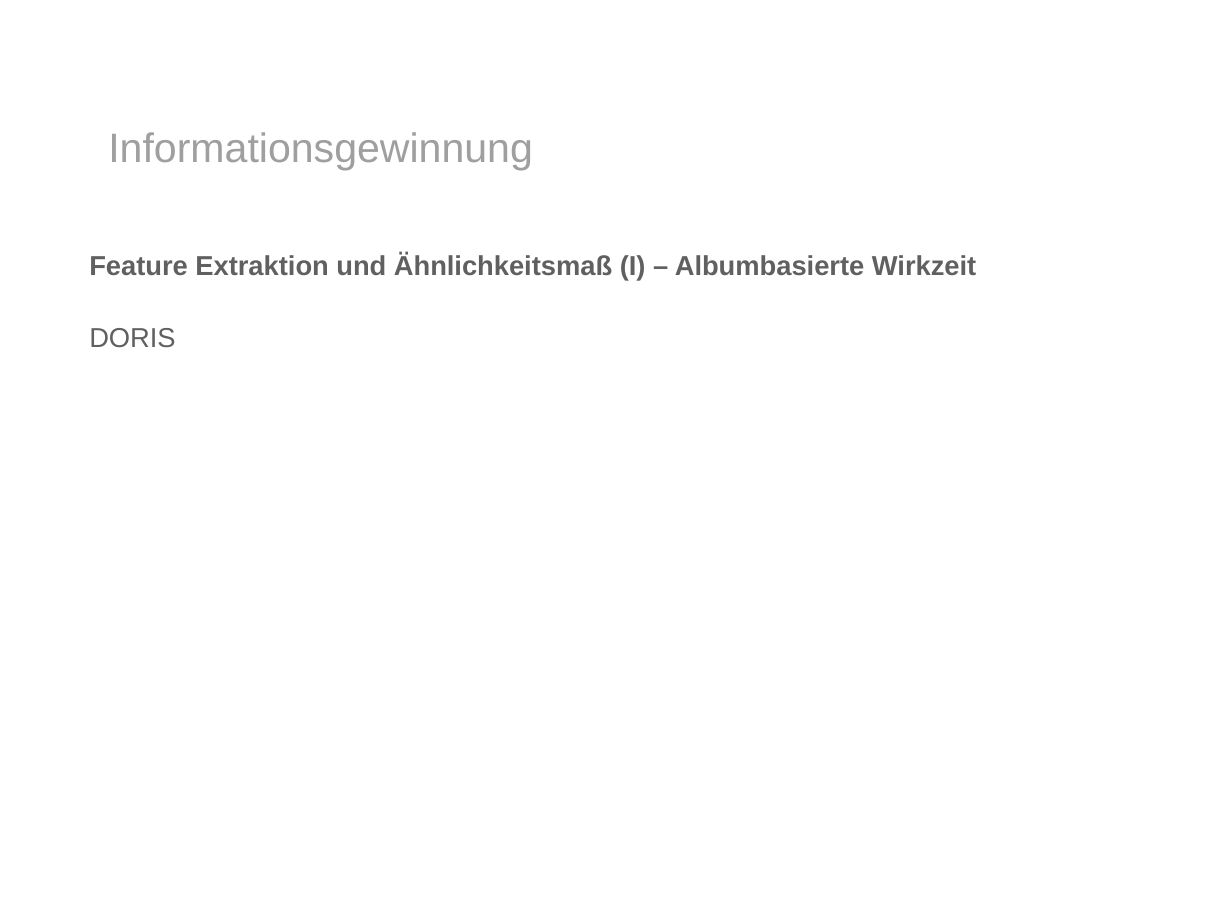
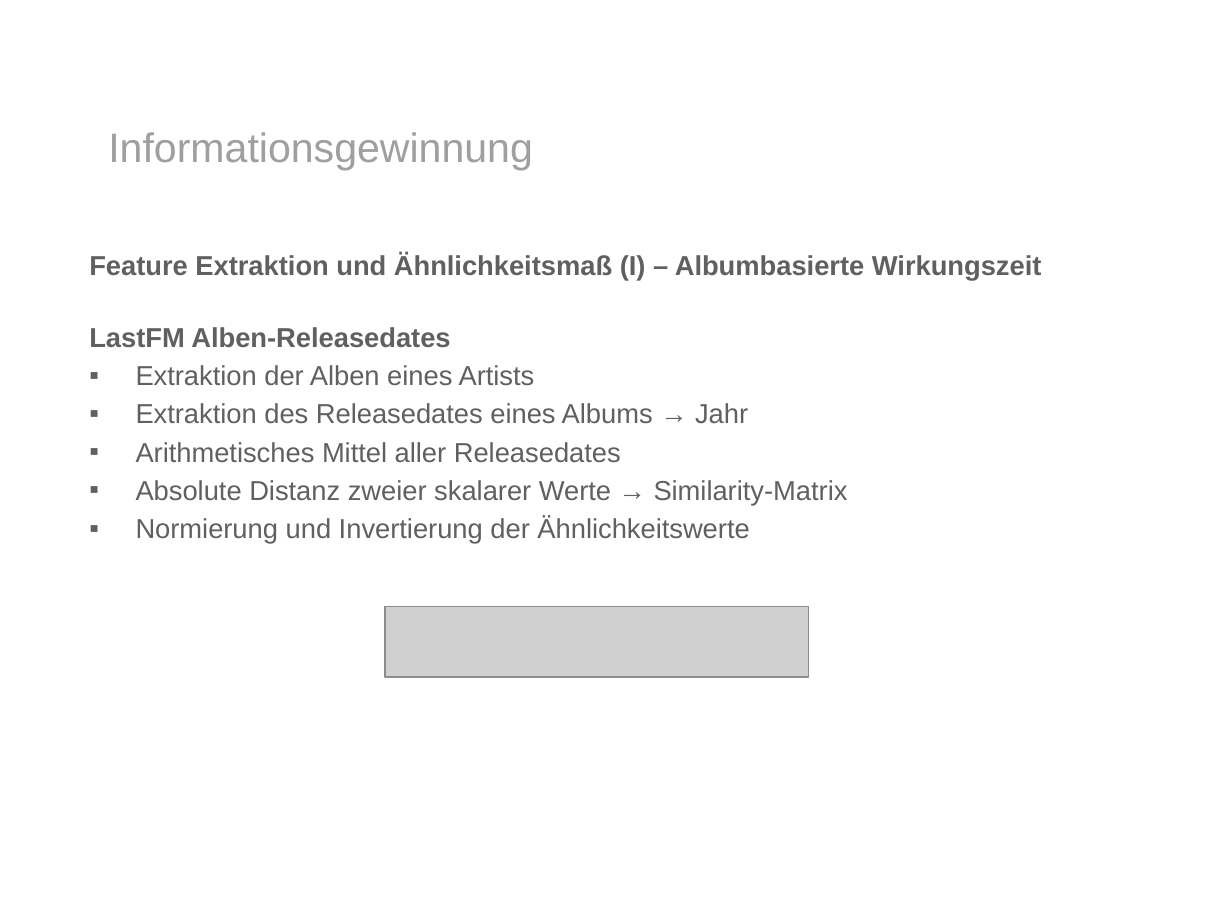
Before and after one commit to ohuguy/mirlastfm, a slide deck: slide 7 of presentation/presentation.pptx. Drawn at 1232x924 pixels with LibreOffice and Linux fonts; fonts in the diff are those of the drawing; grey boxes stand for pictures; background and template pictures are left out. Boxes give left, top, right and bottom in pixels: in the first picture for what was removed or moved away, otherwise in the second. Text is boxed around its words. In the diff, an @@ line names an element or a change of style, - is before the commit and + after.

```diff
--- a/presentation/presentation.pptx
+++ b/presentation/presentation.pptx
@@ text at bbox=[89, 254, 1042, 544]: text changed; bold off @@
-Feature Extraktion und Ähnlichkeitsmaß (I) – Albumbasierte Wirkzeit
-DORIS
+Feature Extraktion und Ähnlichkeitsmaß (I) – Albumbasierte Wirkungszeit
+LastFM Alben-Releasedates
+▪ Extraktion der Alben eines Artists
+▪ Extraktion des Releasedates eines Albums → Jahr
+▪ Arithmetisches Mittel aller Releasedates
+▪ Absolute Distanz zweier skalarer Werte → Similarity-Matrix
+▪ Normierung und Invertierung der Ähnlichkeitswerte
@@ picture added at bbox=[384, 606, 808, 676] @@
```
Also in this commit, not shown: 6 slides added, 3 other files.
